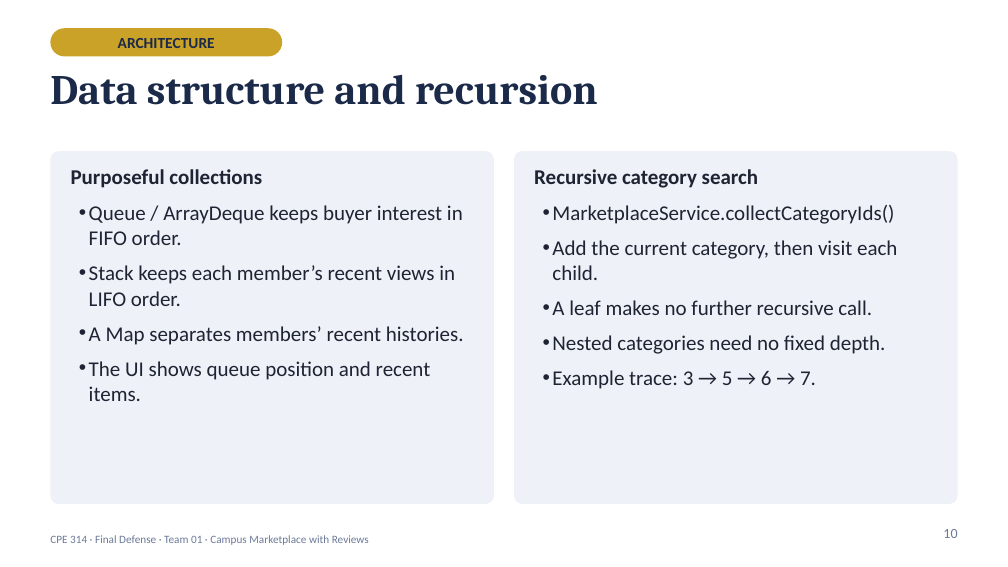
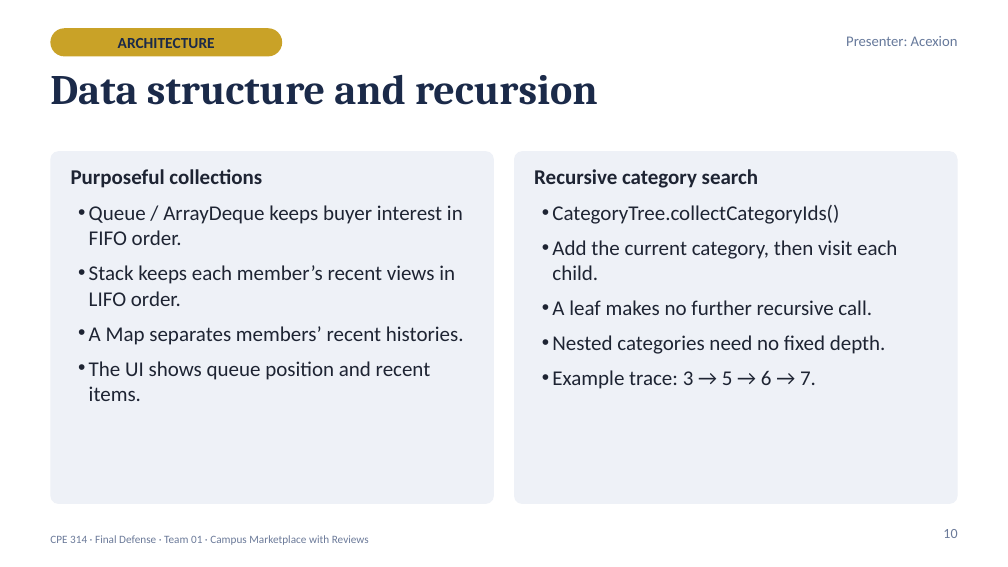
Before and after one commit to XionAce/cpe314-69323-capstone-team-01, a slide deck: slide 10 of docs/Group1_Campus_Marketplace_Final_Defense.pptx. Drawn at 1008x567 pixels with LibreOffice and Linux fonts; fonts in the diff are those of the drawing. Boxes give left, top, right and bottom in pixels: in the first picture for what was removed or moved away, otherwise in the second. Text is boxed around its words. In the diff, an @@ line names an element or a change of style, - is before the commit and + after.

Commit message:
docs: revise project design and final defense presentation

```diff
--- a/docs/Group1_Campus_Marketplace_Final_Defense.pptx
+++ b/docs/Group1_Campus_Marketplace_Final_Defense.pptx
@@ text added at <box>846,36,958,46</box>, 10.5 pt, text #66799B @@
+Presenter: Acexion
@@ text at <box>534,169,897,389</box>: less space between paragraphs @@
@@ text at <box>552,205,839,224</box>: text changed @@
-• MarketplaceService.collectCategoryIds()
+• CategoryTree.collectCategoryIds()
```
Also in this commit, not shown: 18 other slides changed, 5 slides added, 3 slides removed, 8 other files.
